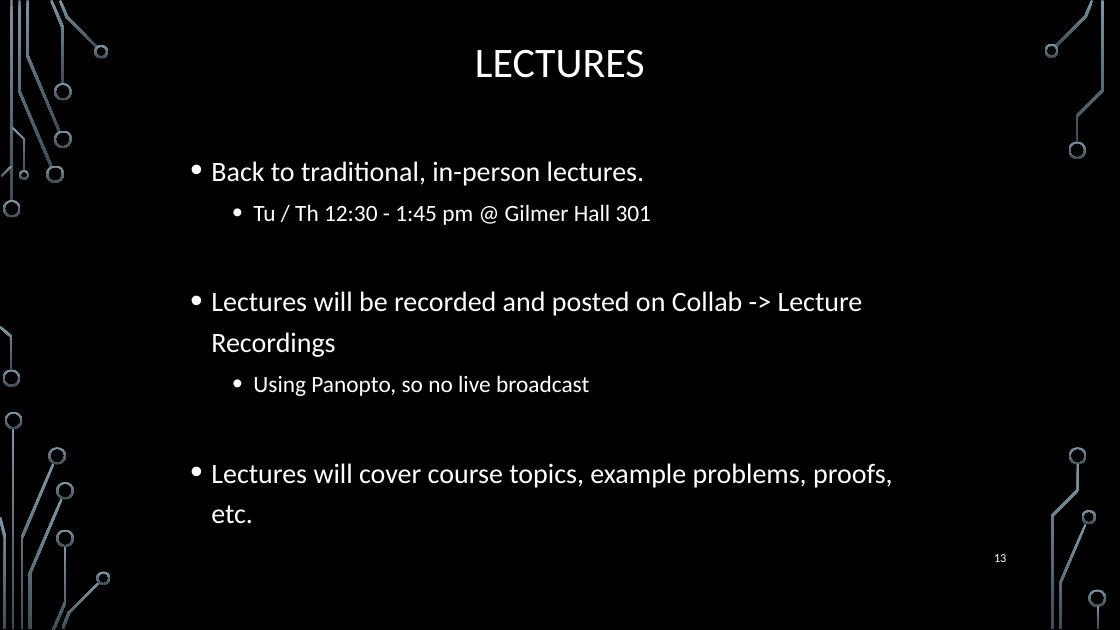
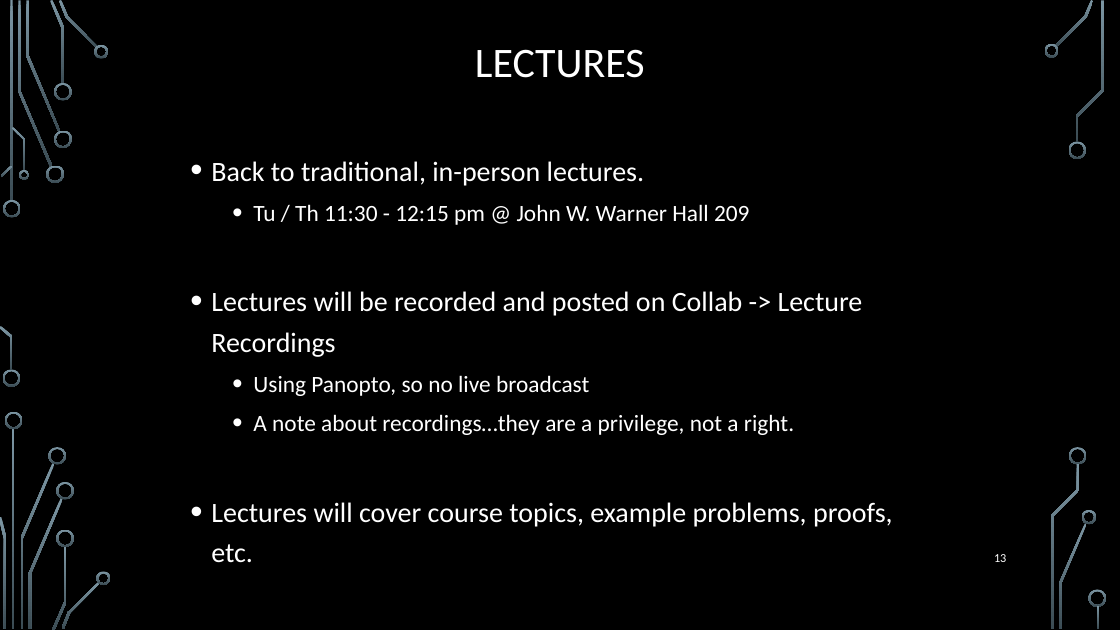
Before and after one commit to markfloryan/dmt2, a slide deck: slide 13 of slides/00-CourseIntroduction.pptx. Drawn at 1120x630 pixels with LibreOffice and Linux fonts; fonts in the diff are those of the drawing; background and template pictures are left out. Boxes give left, top, right and bottom in pixels: in the first picture for what was removed or moved away, otherwise in the second. Text is boxed around its words. In the diff, an @@ line names an element or a change of style, - is before the commit and + after.

```diff
--- a/slides/00-CourseIntroduction.pptx
+++ b/slides/00-CourseIntroduction.pptx
@@ text at [253,204,749,225]: text changed @@
-  • Tu / Th 12:30 - 1:45 pm @ Gilmer Hall 301
+  • Tu / Th 11:30 - 12:15 pm @ John W. Warner Hall 209
@@ text at [253,414,794,435]: paragraph added @@
+  • A note about recordings…they are a privilege, not a right.
```
Also in this commit, not shown: 5 other slides changed, 1 other file.
